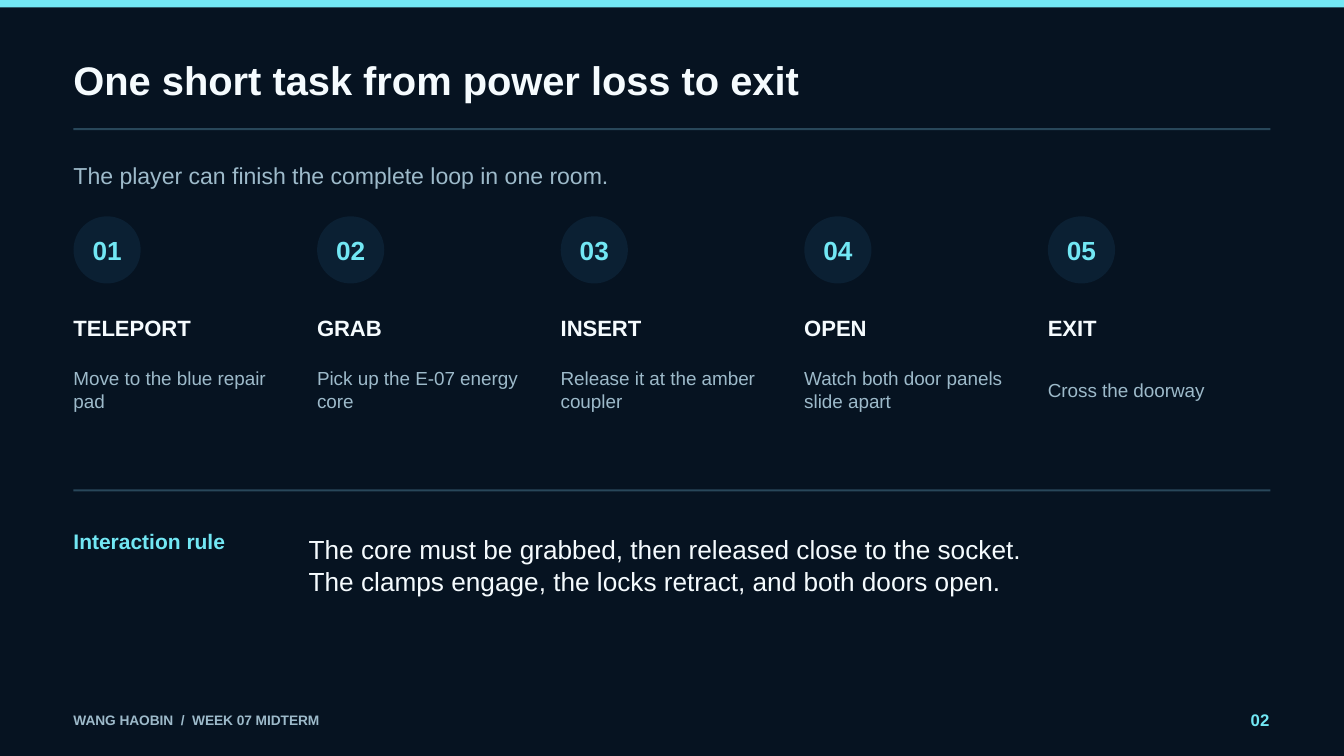
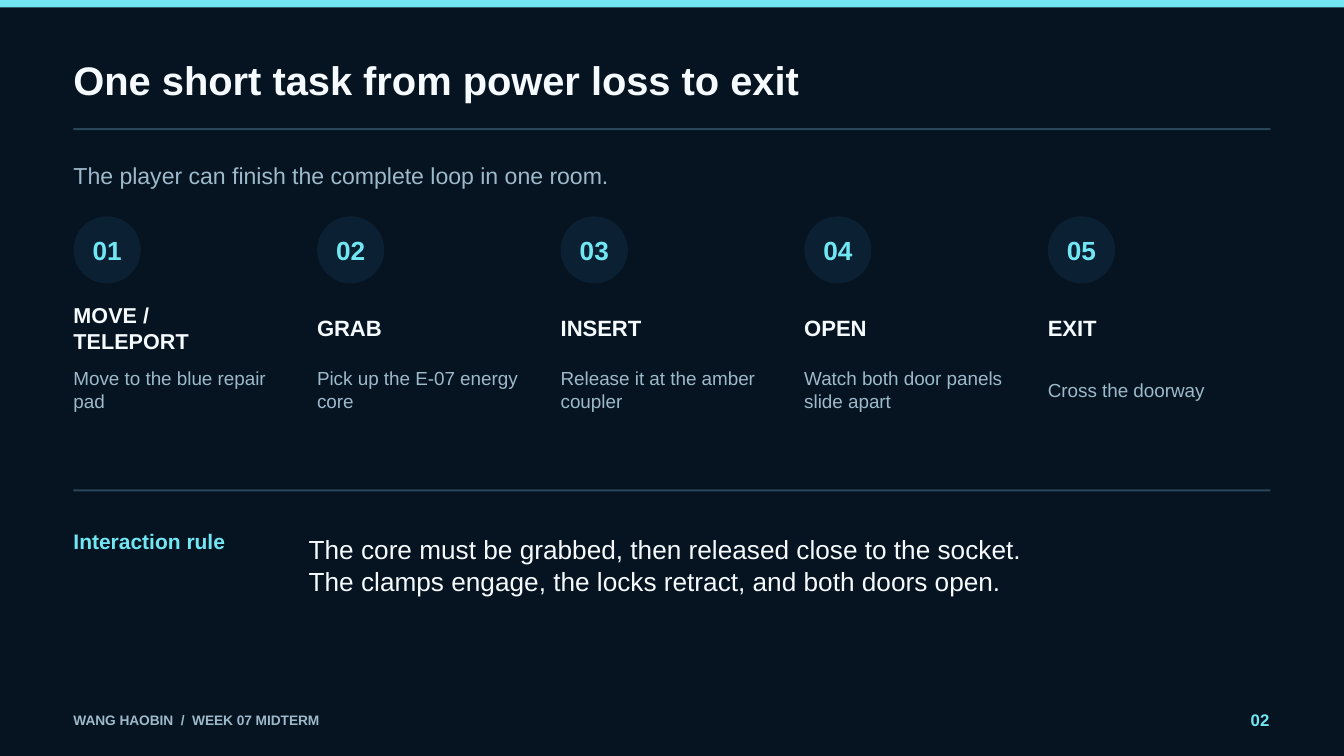
Before and after one commit to ChenMengLR/VR_Group_Project_2026_2, a slide deck: slide 2 of Docs/Week07/Wang_VR_Week07_Midterm.pptx. Drawn at 1344x756 pixels with LibreOffice and Linux fonts; fonts in the diff are those of the drawing. Boxes give left, top, right and bottom in pixels: in the first picture for what was removed or moved away, otherwise in the second. Text is boxed around its words. In the diff, an @@ line names an element or a change of style, - is before the commit and + after.

```diff
--- a/Docs/Week07/Wang_VR_Week07_Midterm.pptx
+++ b/Docs/Week07/Wang_VR_Week07_Midterm.pptx
@@ text at box(73, 308, 188, 350): text changed; size 15.8 to 15.5 pt @@
-TELEPORT
+MOVE / TELEPORT
```
Also in this commit, not shown: 5 other slides changed, 29 other files.
